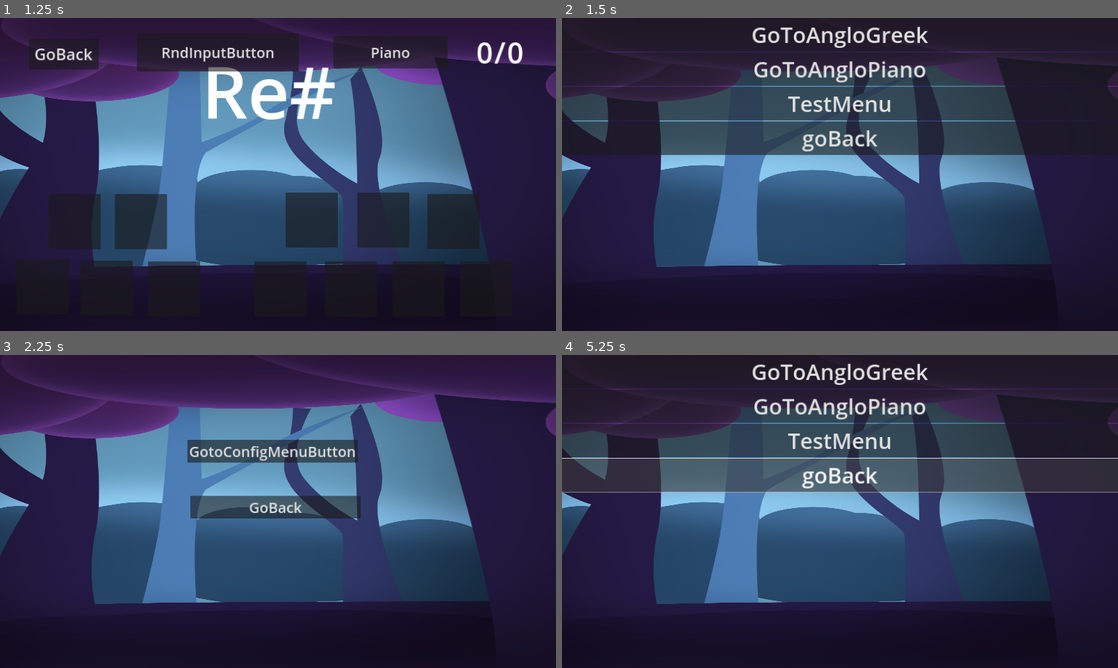
Above: before the commit, frames 1-4 (two rows, left to right).
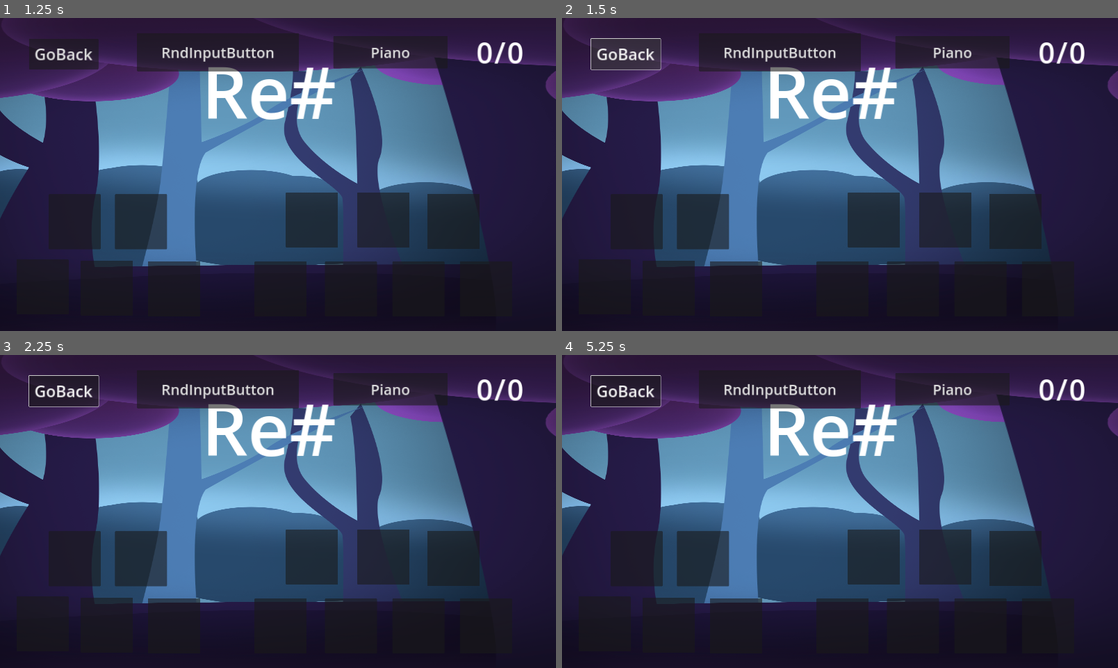
Above: after the commit, the same moments.

Repository: zur11/music_app_backup_1
Game: Godot game, scene res://main.tscn
The game is run twice, just before and just after one commit, with the same random seed, the same clock (stepped at 60 frames per second) and the same inputs.
Inputs (mouse positions are in pixels of both pictures, inside the frame that each line leads up to):
- Up to frame 1 (1.25 s): click "GoToAngloPiano" at 0.5 s
- Up to frame 2 (1.5 s): click "GoBack" at 1.25 s
- Up to frame 3 (2.25 s): click (278, 439) at 2 s, where only the run before the commit has a clickable "TestMenu"
- Up to frame 4 (5.25 s): click (834, 452) at 2.75 s, where only the run before the commit has a clickable "GotoConfigMenuButton"; click (801, 621) at 3.5 s, where only the run before the commit has a clickable "Go Back"; click "GoBack" at 4.25 s; click (840, 473) at 5 s, where only the run before the commit has a clickable "goBack"

Frame 1 is identical in both runs. In frame 2, 35% of the frame differs, in the area x 0-100%, y 0-82%; in frame 3, 20%; in frame 4, 34%.

Commit message:
polimorfic history manager

Diff:
--- a/global_systems/scene_manager_system/scene_container/scene_container.gd
+++ b/global_systems/scene_manager_system/scene_container/scene_container.gd
@@ -1,7 +1,9 @@
-@tool
-class_name SceneContainer extends SceneManager
+@tool class_name SceneContainer extends Node2D
 
 @export var autoload_name = "SceneManagerSystem"
+@export var is_historied: bool = false
+
+var scene_manager: SceneManager
 
 func _get_configuration_warnings():
 	var warning_messages :PackedStringArray = []
@@ -14,10 +16,10 @@
 		validation_result += "SceneContainer is the generic name for this Scene. If you instantiated more than once make sure they don't have the same name. It would cause a crash when instantiated at runtime.\n   Consider changing the name of the node of instantiated scene."
 	return validation_result
 
-func _init():
-	_container = self
+func _ready():
+	scene_manager = SceneManager.new(is_historied)
+	scene_manager._container = self
 
-func _ready():
 	if !Engine.is_editor_hint():
 		_register_in_system()
 
--- a/global_systems/scene_manager_system/system/history_manager.gd
+++ /dev/null
@@ -1,27 +0,0 @@
-class_name HistoryManager extends Resource
-
-var _scene_history : Array = []
-var _previous_instanced_scene : Node
-
-var _theme = "theme_1"
-
-func add_new_scene(instantiated_scene_to_go):
-	_scene_history.push_back(instantiated_scene_to_go.scene_file_path)
-	_previous_instanced_scene = _get_previous_instance_scene()
-
-func remove_last_scene():
-	_scene_history.pop_back()
-	_previous_instanced_scene = _get_previous_instance_scene()
-
-func update_themes(new_theme):
-	for ii in _scene_history.size():
-		_scene_history[ii] = _scene_history[ii].trim_suffix(_theme + ".tscn") + new_theme + ".tscn"
-	_previous_instanced_scene = _get_previous_instance_scene()
-	_theme = new_theme
-
-func _get_previous_instance_scene() -> Node:
-	print(_scene_history)
-	return load(_scene_history[-2]).instantiate() if _scene_history.size() > 1 else null
-
-func _get_current_instantiated_scene() -> Node:
-	return load(_scene_history[-1]).instantiate()
--- /dev/null
+++ b/global_systems/scene_manager_system/system/i_history_manager.gd
@@ -0,0 +1,10 @@
+class_name IHistoryManager extends Resource
+
+func add_new_scene(instantiated_scene_to_go) -> void:
+	pass
+
+func remove_last_scene() -> void:
+	pass
+
+func update_themes(new_theme) -> void:
+	pass
--- a/global_systems/scene_manager_system/system/scene_manager.gd
+++ b/global_systems/scene_manager_system/system/scene_manager.gd
@@ -1,19 +1,18 @@
-class_name SceneManager extends Node2D
+class_name SceneManager extends Resource
 
 var _async_loader = AsyncLoader.new()
 var _container: Node2D
 
-var _history_manager:= HistoryManager.new()
+var _history_manager: IHistoryManager
 
-#var _scene_history : Array = []
-#var _previous_instanced_scene : Node
-#
-#var _theme = "theme_1"
+func _init(_is_container_historied: bool):
+	if _is_container_historied: _history_manager = TrackedHistoryManager.new()
+	else: _history_manager = UntrackedHistoryManager.new()
 
 func _change_scene(instanced_scene_to_go: Node):
 	for child in _container.get_children():
-		self.remove_child(child)
-		await get_tree().process_frame
+		_container.remove_child(child)
+		await _container.get_tree().process_frame
 		child.free()
 	_container.add_child(instanced_scene_to_go)
 
@@ -21,8 +20,6 @@
 	if _validate_scene_to_go(instantiated_scene_to_go): return
 
 	_history_manager.add_new_scene(instantiated_scene_to_go)
-#	_scene_history.push_back(instantiated_scene_to_go.scene_file_path)
-#	_previous_instanced_scene = _get_previous_instance_scene()
 
 	_change_scene(instantiated_scene_to_go)
 
@@ -30,36 +27,31 @@
 	if instantiated_scene_to_go == null:
 		push_error("Trying to goto_scene to a Null Scene")
 		return true
-	if _history_manager._scene_history.size() > 0 and instantiated_scene_to_go.scene_file_path == _history_manager._scene_history.back():
-		#push_warning("Trying to goto_scene to A Scene same as Previous Scene")
+	var current_scene = _history_manager.get_current_instantiated_scene()
+	if current_scene and (current_scene == instantiated_scene_to_go):
 		return true
 	return false
 
 func goto_previous_scene():
-	if !_history_manager._previous_instanced_scene : return
-	var instantiated_scene_to_go = _history_manager._previous_instanced_scene
+	if !_history_manager.get_previous_instantiated_scene() : return
 
-#	_scene_history.pop_back()
-#	_previous_instanced_scene = _get_previous_instance_scene()
+	_change_scene(_history_manager.get_previous_instantiated_scene())
+
 	_history_manager.remove_last_scene()
-
-	_change_scene(instantiated_scene_to_go)
 
 func update_theme(new_theme: String):
 
-#	for ii in _scene_history.size():
-#		_scene_history[ii] = _scene_history[ii].trim_suffix(_theme + ".tscn") + new_theme + ".tscn"
-#	_previous_instanced_scene = _get_previous_instance_scene()
-#	_theme = new_theme
 	_history_manager.update_themes(new_theme)
 
-	self._change_scene(_history_manager._get_current_instantiated_scene())
+	_change_scene(_history_manager.get_current_instantiated_scene())
 
-#func _get_previous_instance_scene() -> Node:
-#	return load(_scene_history[-2]).instantiate() if _scene_history.size() > 1 else null
-#
-#func _get_current_instantiated_scene() -> Node:
-#	return load(_scene_history[-1]).instantiate()
+
+
+
+
+
+
+
 
 
 
--- a/global_systems/scene_manager_system/system/scene_manager_system.gd
+++ b/global_systems/scene_manager_system/system/scene_manager_system.gd
@@ -21,7 +21,7 @@
 		if container.name == container_name:
 			returned_container = container
 	assert(returned_container, 'There is no container with these name: '+ container_name)
-	return returned_container
+	return returned_container.scene_manager
 
 func set_orientation(orientation):
 	if !OS.is_debug_build(): DisplayServer.screen_set_orientation(orientation)
@@ -34,3 +34,7 @@
 
 func _unregister_container(container: SceneContainer):
 	_registered_containers.erase(container)
+
+func update_theme(new_theme: String) -> void:
+	for container in _registered_containers:
+		container.update_theme(new_theme)
--- /dev/null
+++ b/global_systems/scene_manager_system/system/tracked_history_manager.gd
@@ -0,0 +1,36 @@
+class_name TrackedHistoryManager extends IHistoryManager
+
+var _scene_history : Array = []
+var _previous_instantiated_scene : Node
+var _current_instantiated_scene : Node
+
+var _theme = "theme_1"
+
+func add_new_scene(instantiated_scene_to_go) -> void:
+	_current_instantiated_scene = instantiated_scene_to_go
+	_scene_history.push_back(instantiated_scene_to_go.scene_file_path)
+	_previous_instantiated_scene = _instantiate_previous_scene_from_history()
+
+func remove_last_scene() -> void:
+	_current_instantiated_scene = _previous_instantiated_scene
+	_scene_history.pop_back()
+	_previous_instantiated_scene = _instantiate_previous_scene_from_history()
+
+func update_themes(new_theme) -> void:
+	for ii in _scene_history.size():
+		_scene_history[ii] = _scene_history[ii].trim_suffix(_theme + ".tscn") + new_theme + ".tscn"
+	_current_instantiated_scene = _instantiate_current_scene_from_history()
+	_previous_instantiated_scene = _instantiate_previous_scene_from_history()
+	_theme = new_theme
+
+func _instantiate_previous_scene_from_history() -> Node:
+	return load(_scene_history[-2]).instantiate() if _scene_history.size() > 1 else null
+
+func _instantiate_current_scene_from_history() -> Node:
+	return load(_scene_history[-1]).instantiate() if _scene_history.size() > 0 else null
+
+func get_current_instantiated_scene() -> Node:
+	return _current_instantiated_scene
+
+func get_previous_instantiated_scene() -> Node:
+	return _previous_instantiated_scene
--- /dev/null
+++ b/global_systems/scene_manager_system/system/untracked_history_manager.gd
@@ -0,0 +1,19 @@
+class_name UntrackedHistoryManager extends IHistoryManager
+
+var _current_instantiated_scene : Node
+var _theme = "theme_1"
+
+func add_new_scene(instantiated_scene_to_go):
+	_current_instantiated_scene = instantiated_scene_to_go
+
+func update_themes(new_theme) -> void:
+	var new_current_instantiated_scene_path = _current_instantiated_scene.scene_file_path.trim_suffix(_theme + ".tscn") + new_theme + ".tscn"
+	_current_instantiated_scene = load(new_current_instantiated_scene_path).instantiate()
+	_theme = new_theme
+
+func get_current_instantiated_scene() -> Node:
+	return _current_instantiated_scene
+
+func get_previous_instantiated_scene() -> Node:
+	push_warning("Trying to go back in a not historied container")
+	return null
--- a/global_systems/user_config/user_config.gd
+++ b/global_systems/user_config/user_config.gd
@@ -1,3 +1,3 @@
-extends Node
+extends Resource
 
 var theme = "theme_1"
